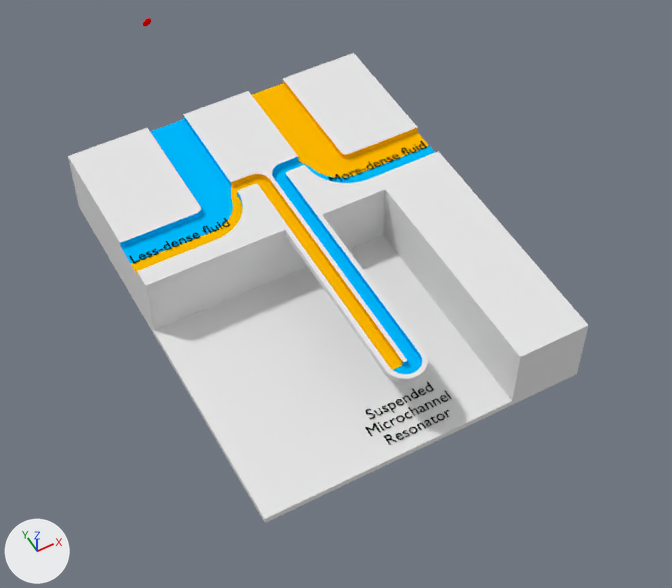
Renders of the Blender file smr.blend from each side of a commit.
Rendered twice from the file's camera 'Camera'. Lighting does not change. The marker at lower left points along +X, +Y and +Z.

Objects in the first picture: 'Left bypass', 'Left mixture', 'Left straightaway', 'Right bypass', 'Right mixture', 'Right straightaway', 'Silicon'.
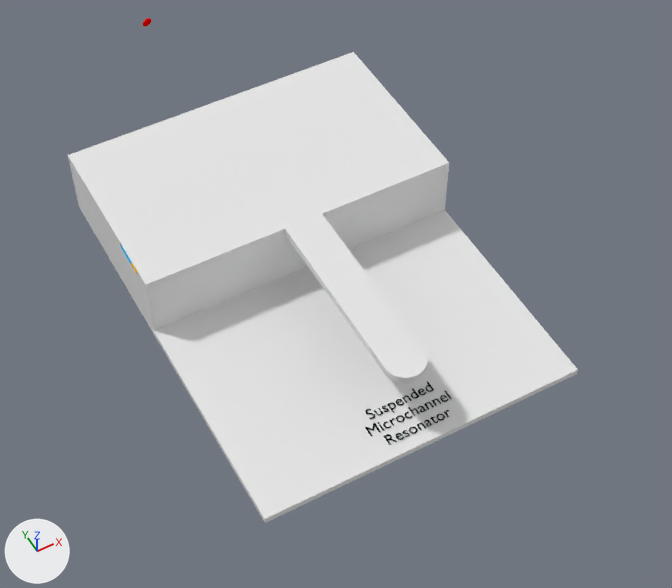
Where the change shows, as pixel boxes [x1, y1, x2, y2] in the pictures (672 x 588 px; the box of a moved part takes in the faces that stretch with it):
```json
{"object": "Silicon", "change": "reshaped", "before": [68, 53, 589, 523], "after": [68, 157, 578, 523]}
{"object": "Lid", "change": "added", "after": [68, 52, 449, 379]}
{"part": 1, "of": "me_circle_009", "change": "moved or reshaped", "before": [383, 164, 589, 401], "after": [383, 164, 578, 401]}
{"object": "Left bypass", "change": "unchanged, covered by the edit", "before": [120, 115, 243, 274], "after": [120, 244, 137, 274]}
{"object": "Right bypass", "change": "unchanged, covered by the edit", "before": [252, 80, 429, 177]}
{"object": "Left straightaway", "change": "unchanged, covered by the edit", "before": [261, 180, 403, 370]}
{"object": "Right straightaway", "change": "unchanged, covered by the edit", "before": [277, 174, 420, 363]}
```

Scene script edits in JSON lines:
```json
{"op": "add", "block": "mat_material_001", "code": ["mat_material_001 = diffuse_material('Material.001')", "mat_material_001.base_color = (0.8, 0.8, 0.8)  # white #e7e7e7"]}
{"block": "me_circle_009", "where": "# used by ob_silicon; location = (34.5, 8.0, 0.0); rotation_euler = (-3.142, 0.0, 1.571), in degrees (-180, 0, 90); scale = (3.0, 3.0, -3.0)"}
{"op": "remove", "block": "me_circle_009", "code": "me_circle_009.from_pydata(...)  # 347 vertices, 335 faces; spans x -17.6..3.7, y -19.7..-3.3, z -3.3..0.3"}
{"op": "add", "block": "me_circle_009", "code": "me_circle_009.from_pydata(...)  # 343 vertices, 333 faces; spans x -17.6..3.7, y -19.7..-3.3, z -3.3..0.3"}
{"block": "me_circle_009", "change": "me_circle_009 part 1"}
{"block": "me_circle_009", "change": "4 vertices are removed from x -17.6, y -7.0..-3.3, z 0.0..0.3"}
{"block": "me_circle_009", "change": "8 faces are deleted"}
{"block": "me_circle_009", "change": "6 new faces join them"}
{"op": "add", "block": "me_circle_001", "code": ["me_circle_001 = bpy.data.meshes.new('Circle.001')", "me_circle_001.from_pydata(...)  # 150 vertices, 196 faces; spans x -16.3..3.7, y -19.7..-3.3, z 0.3..0.4", "me_circle_001.materials.append(mat_material_001)  # white #e7e7e7"]}
{"op": "add", "block": "ob_lid", "code": ["ob_lid = bpy.data.objects.new('Lid', me_circle_001)", "ob_lid.location = (34.5, 8.0, 0.0)", "ob_lid.rotation_euler = (-3.142, 0.0, 1.571)  # degrees (-180, 0, 90)", "ob_lid.scale = (3.0, 3.0, -3.0)"]}
```
